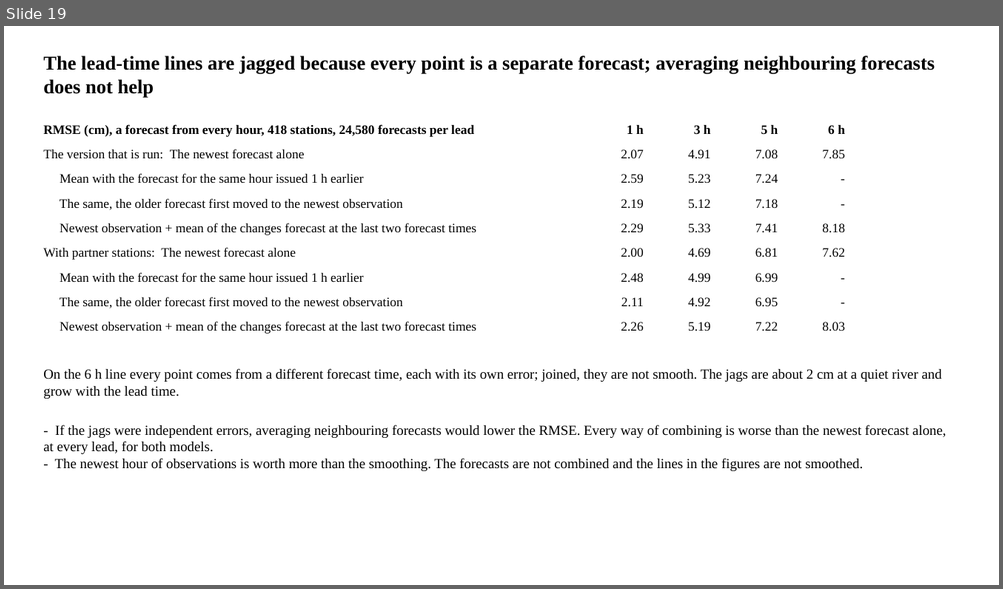
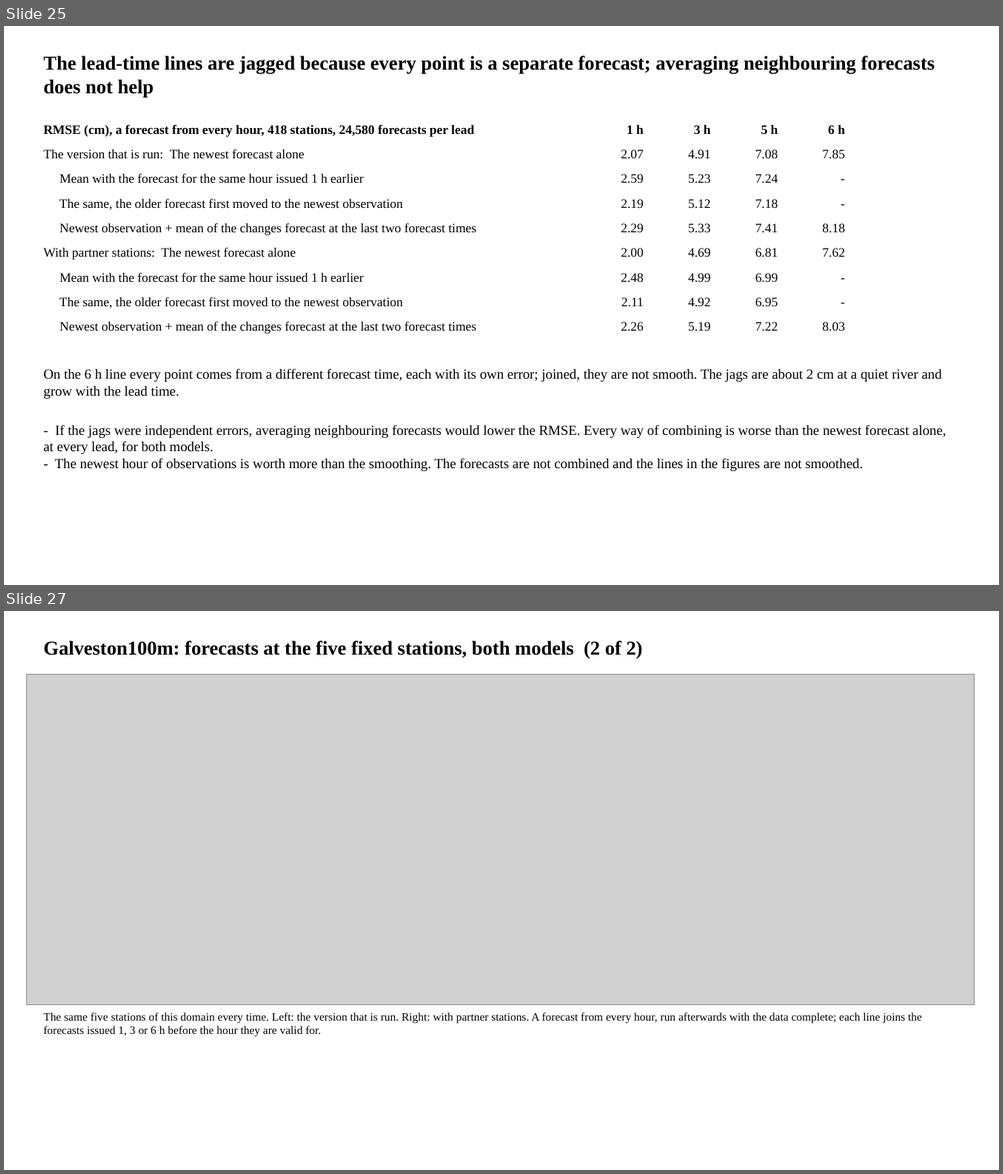
Before and after one commit to LaurenW1997/subdomainLSTM, a slide deck: deliverables/34_since_meeting.pptx. Shown one above the other, each under a label of ours: slide 19 before the commit, slides 25 and 27 after it; the slides between them are not shown. The pictures are 1003x589 and 1003x1174 pixels, drawn with LibreOffice and Linux fonts; fonts in the diff are those of the drawing; grey boxes stand for pictures. Boxes give left, top, right and bottom in pixels: in the first picture for what was removed or moved away, otherwise in the second. Text is boxed around its words. In the diff, an @@ line names an element or a change of style, - is before the commit and + after.

```diff
--- a/deliverables/34_since_meeting.pptx
+++ b/deliverables/34_since_meeting.pptx
@@ slide 27 added at (x1=4, y1=611, x2=999, y2=1170), background #FFFFFF @@
@@ text added at (x1=43, y1=641, x2=643, y2=659), 19 pt, text #000000, bold @@
+Galveston100m: forecasts at the five fixed stations, both models (2 of 2)
@@ picture added at (x1=26, y1=675, x2=974, y2=1005) @@
@@ text added at (x1=43, y1=1013, x2=922, y2=1037), 11 pt, text #000000 @@
+The same five stations of this domain every time. Left: the version that is run. Right: with partner stations. A forecast from every hour, run afterwards with the data complete; each line joins the forecasts issued 1, 3 or 6 h before the hour they are valid for.
@@ what was slide 19 is now slide 25 @@
```
Also in this commit, not shown: 1 slide changed, 5 other slides added, 20 other files.
